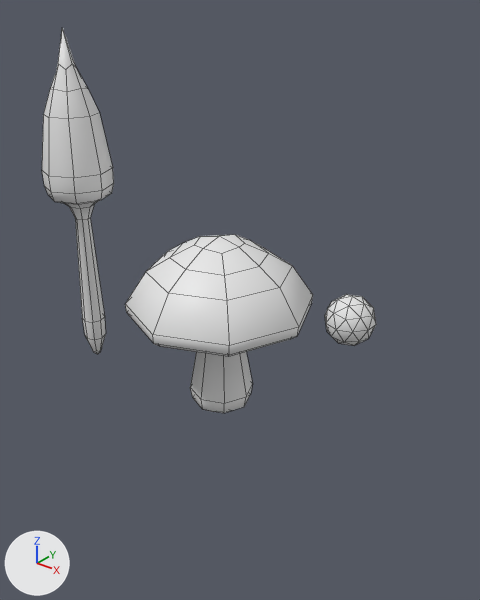
The Blender file res/model/mushroom.blend as it was, and as the next commit left it.
One viewpoint serves both versions: a camera (50 mm lens) standing at (3.97, -4.65, 4.33) and looking at (-0.14, 0.5, 1.13). Lighting does not change. The marker at lower left points along +X, +Y and +Z. Mesh edges are drawn as thin lines.

The older version as bpy lines, for what is in view:
```python
me_iiicosphere = bpy.data.meshes.new('IIIcosphere')
me_iiicosphere.from_pydata(...)  # an icosphere of 80 faces spanning x -0.95..0.95, y -1.0..1.0, z -1.0..1.0
me_iiicosphere.polygons.foreach_set('use_smooth', [True] * 80)
me_mushroom = bpy.data.meshes.new('mushroom')
me_mushroom.from_pydata(...)  # 98 vertices, 96 faces; spans x -0.96..0.96, y -0.96..0.96, z 0.04..2.06
me_mushroom.polygons.foreach_set('use_smooth', [True] * 96)
me_mushroom_mesh_2 = bpy.data.meshes.new('mushroom_mesh_2')
me_mushroom_mesh_2.from_pydata(...)  # 98 vertices, 96 faces; spans x -0.3..0.3, y -0.3..0.3, z -0.03..2.97
me_mushroom_mesh_2.polygons.foreach_set('use_smooth', [True] * 96)
ob_big_mushroom = bpy.data.objects.new('big_mushroom', me_mushroom_mesh_2)
ob_big_mushroom.parent = ob_doveroot
ob_big_mushroom.location = (-2.091, 0.0, 0.0)
ob_big_mushroom.scale = (1.3, 1.3, 1.3)
ob_icosphere = bpy.data.objects.new('Icosphere', me_iiicosphere)
ob_icosphere.parent = ob_doveroot
ob_icosphere.location = (0.0, 2.792, 0.0)
ob_icosphere.scale = (0.367, 0.367, 0.367)
ob_mushroom = bpy.data.objects.new('mushroom', me_mushroom)
ob_mushroom.parent = ob_doveroot
ob_mushroom.location = (0.0, 0.0, 0.0)
```
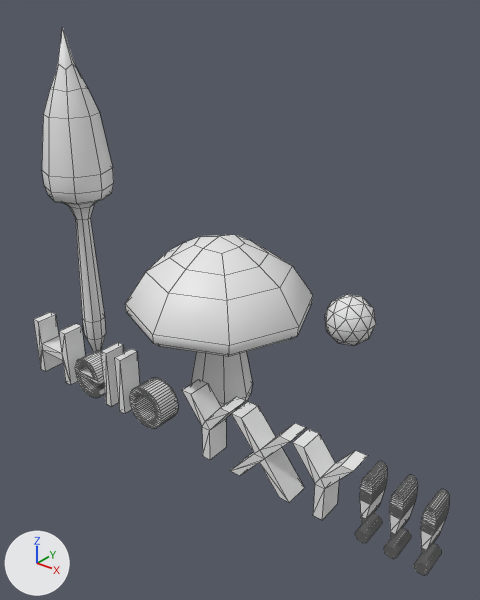
Where the change shows, as pixel boxes [x1, y1, x2, y2] in the pictures (480 x 600 px):
```json
{"object": "Text", "change": "added", "after": [33, 312, 449, 575]}
```

Scene script edits in JSON lines:
```json
{"op": "add", "block": "me_text", "code": ["me_text = bpy.data.meshes.new('Text')", "me_text.from_pydata(...)  # 1222 vertices, 1785 faces; spans x 0.08..5.13, y -0.01..0.69, z -0.25..0.0"]}
{"op": "add", "block": "ob_text", "code": ["ob_text = bpy.data.objects.new('Text', me_text)", "ob_text.location = (-2.38, -0.71, 0.0)", "ob_text.rotation_euler = (1.571, 0.0, 0.0)  # degrees (90, 0, 0)"]}
```
